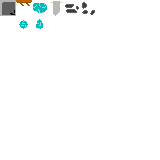
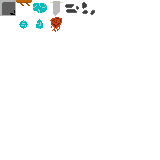
The second 160 × 160 image is a revision of the first. Changes to its layers:
added layer "Fireball" above "Banner" over [50, 17, 62, 32]
